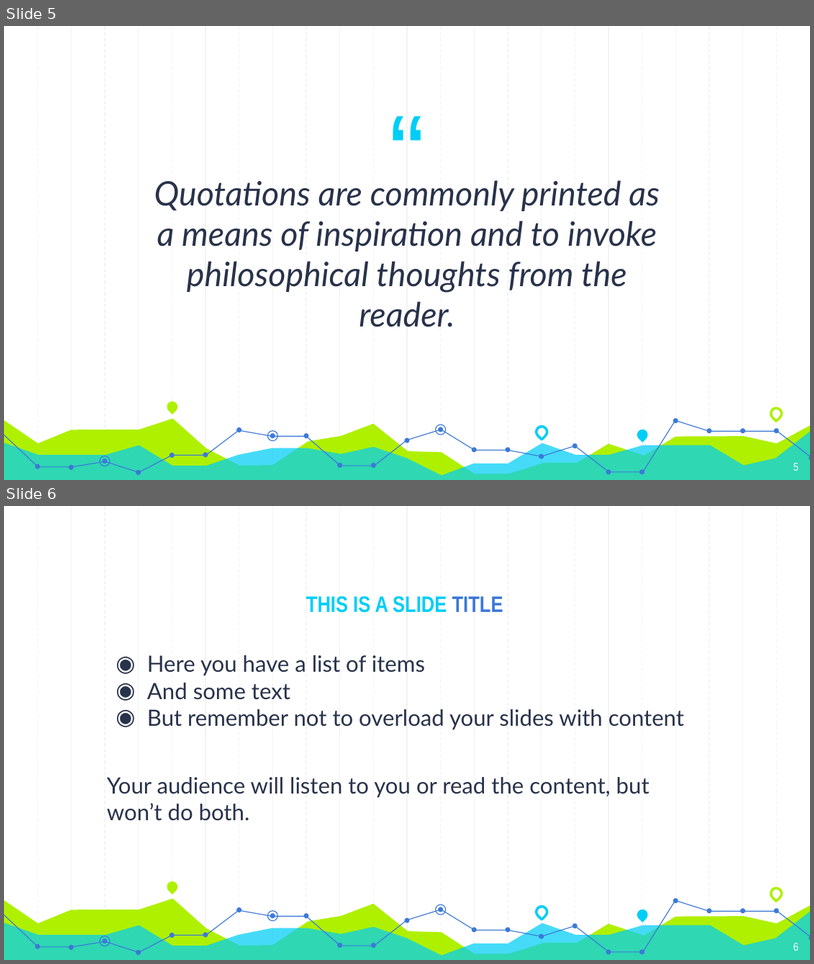
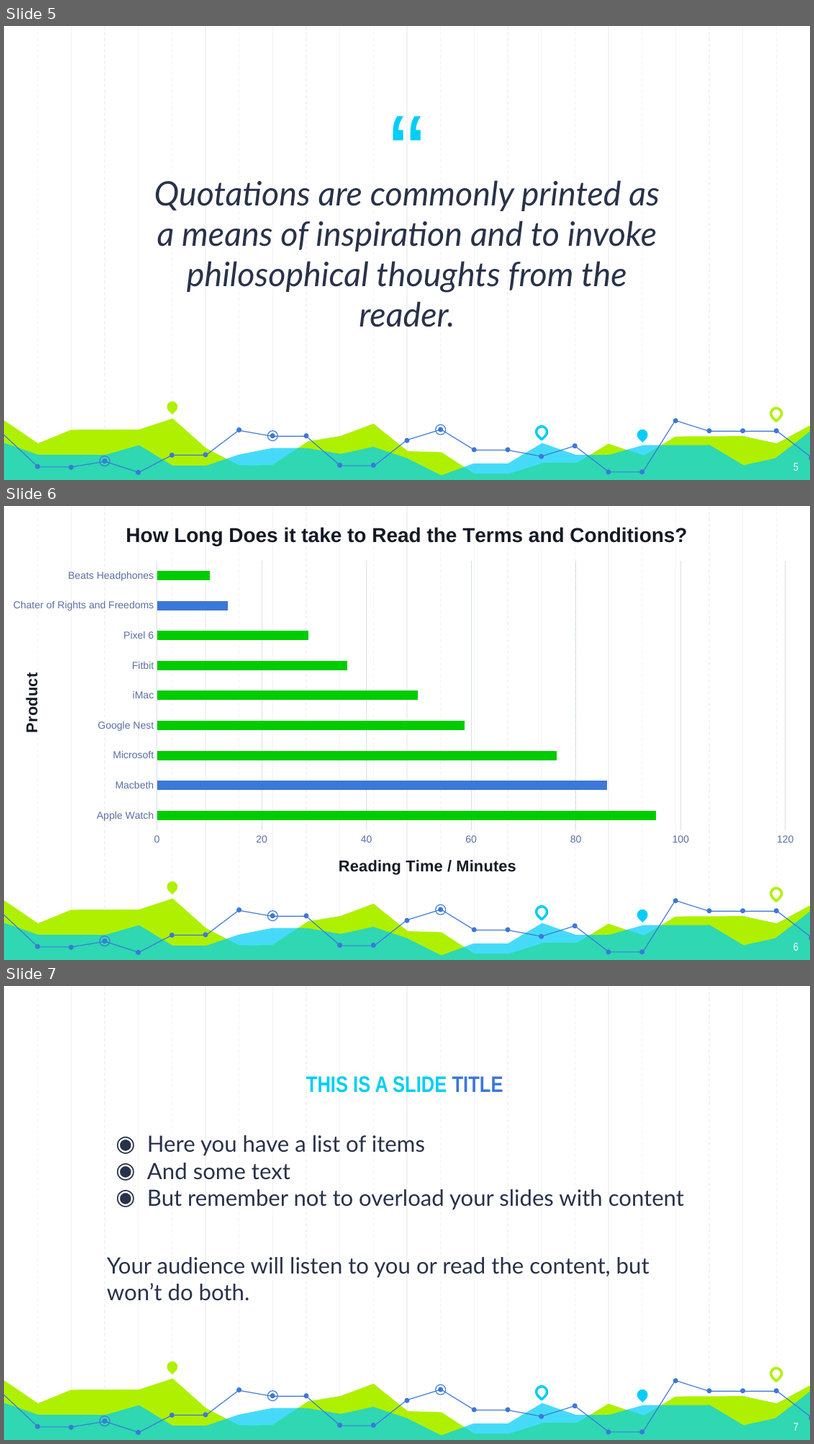
Before and after one commit to mishaalkandapath/moralcode, a slide deck: moralcode/Group1_Presentation.pptx. Shown one above the other, each under a label of ours: slides 5 and 6 before the commit, slides 5, 6 and 7 after it. The pictures are 814x964 and 814x1444 pixels, drawn with LibreOffice and Linux fonts; fonts in the diff are those of the drawing. Boxes give left, top, right and bottom in pixels: in the first picture for what was removed or moved away, otherwise in the second. Text is boxed around its words. In the diff, an @@ line names an element or a change of style, - is before the commit and + after.

Commit message:
Slides

```diff
--- a/moralcode/Group1_Presentation.pptx
+++ b/moralcode/Group1_Presentation.pptx
@@ slide 6 added at box(4, 506, 810, 960), background #FFFFFF; not listed: 59 template elements that a slide beside it also shows @@
@@ bar chart added at box(4, 506, 810, 892) @@
+title "How Long Does it take to Read the Terms and Conditions? "
+categories: Apple Watch, Macbeth, Microsoft, Google Nest, iMac, Fitbit, Pixel 6, Chater of Rights and Freedoms, Beats Headphones
+Series 1: 95, 86, 76, 59, 50, 36, 29, 13, 10
@@ page number added at box(794, 942, 799, 950), 10 pt, text #FFFFFF @@
+6
@@ what was slide 6 is now slide 7 @@
@@ page number at box(794, 1422, 799, 1430): text changed @@
-6
+7
```
Also in this commit, not shown: 6 slides changed.
